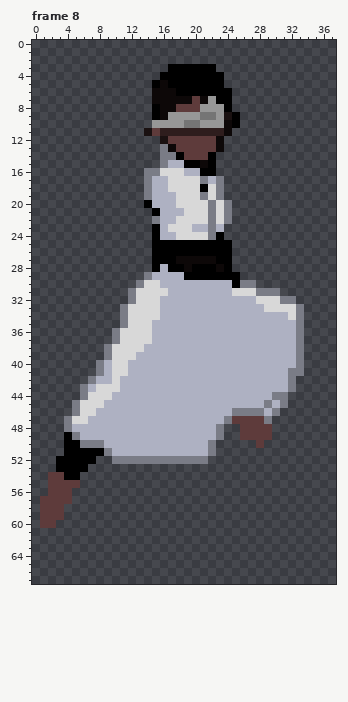
Pixel-art file: Assets/Raw Files/Sprite-0002.aseprite. That is the earlier state.
38x68 pixels, 8 frames. Colours within 5 levels of each other are drawn and written as one. Shown: frame 8. The commit also changed other frames, which this record leaves out.
After the commit:
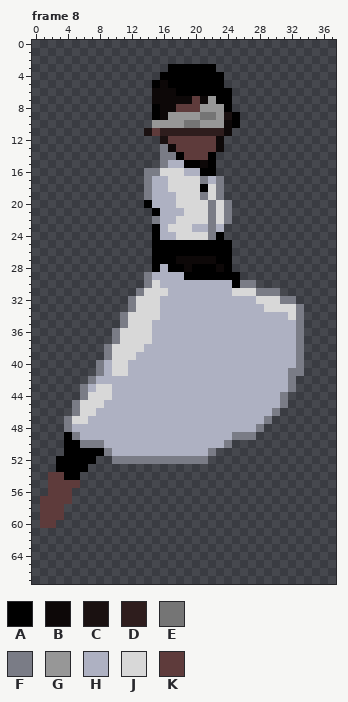
Palette (. is transparent): A #000000  B #0d0808  C #1a1111  D #2e1d1d  E #757575  F #7a7c86  G #979797  H #aeb1c2  J #d8d8d8  K #5e3b3b
The edit:
Frame 8, layer "Layer 4":
The edit adds colour F in row 49 at x 25; in row 50 at x 24.
Colour J gives way to colour F in row 30 at x 14; in row 31 at x 13; in row 33 at x 12.
Colour K gives way to colour F in row 48 at x 28; in row 49 at x 26 to 27.
The edit adds colour H in row 48 at x 24 to 25; in row 49 at x 24; in row 50 at x 23.
Colour F gives way to colour H in row 44 at x 30; in row 45 at x 29; in row 46 at x 25 to 28; in row 47 at x 24; in rows 48 to 49 at x 23; in row 50 at x 22.
Colour J gives way to colour H in rows 42 to 43 at x 10.
Colour K gives way to colour H in row 47 at x 25 to 28; in row 48 at x 26 to 27.
The edit erases colour F in row 30 at x 13; in row 31 at x 12; in row 33 at x 11.
The edit erases colour K in row 48 at x 29; in row 49 at x 28 to 29; in row 50 at x 28.
Where, in picture pixels (left, top, right, bottom), the same in both pictures:
changed: (120, 280, 152, 312)
changed: (112, 376, 120, 392)
changed: (208, 392, 280, 448)
